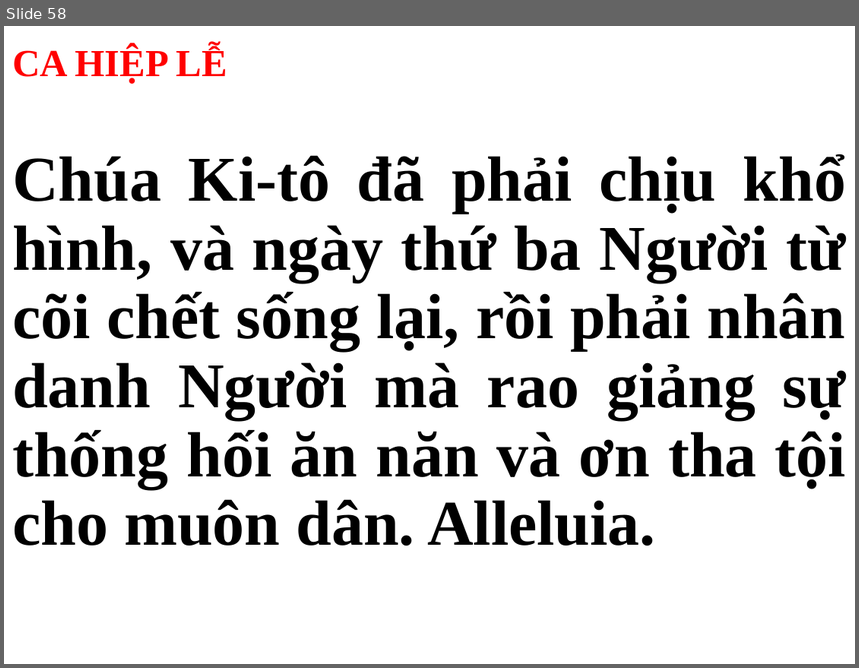
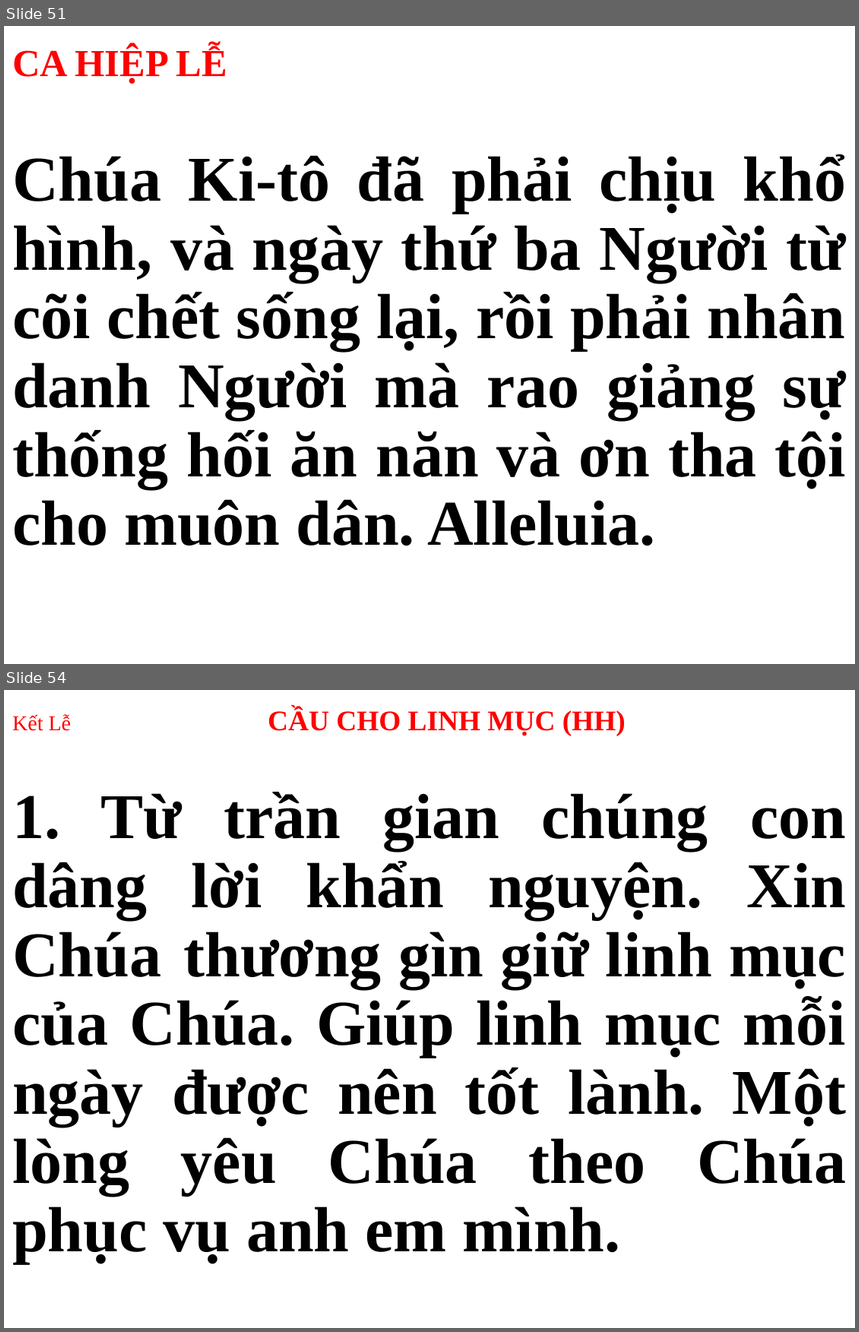
Before and after one commit to webfullstack99/usb-songs, a slide deck: CN.pptx. Shown one above the other, each under a label of ours: slide 58 before the commit, slides 51 and 54 after it; the slides between them are not shown. The pictures are 859x668 and 859x1332 pixels, drawn with LibreOffice and Linux fonts; fonts in the diff are those of the drawing. Boxes give left, top, right and bottom in pixels: in the first picture for what was removed or moved away, otherwise in the second. Text is boxed around its words. In the diff, an @@ line names an element or a change of style, - is before the commit and + after.

```diff
--- a/CN.pptx
+++ b/CN.pptx
@@ slide 54 added at [4, 690, 855, 1328], background #FFFFFF @@
@@ title added at [12, 708, 626, 736], 24 pt, text #FF0000, bold @@
+Kết Lễ CẦU CHO LINH MỤC (HH)
@@ subtitle added at [12, 792, 846, 1264], 54 pt, text #000000, bold @@
+1. Từ trần gian chúng con dâng lời khẩn nguyện. Xin Chúa thương gìn giữ linh mục của Chúa. Giúp linh mục mỗi ngày được nên tốt lành. Một lòng yêu Chúa theo Chúa phục vụ anh em mình.
@@ what was slide 58 is now slide 51 @@
```
Also in this commit, not shown: 29 other slides changed, 21 other slides added, 39 slides removed, 1 other file.
